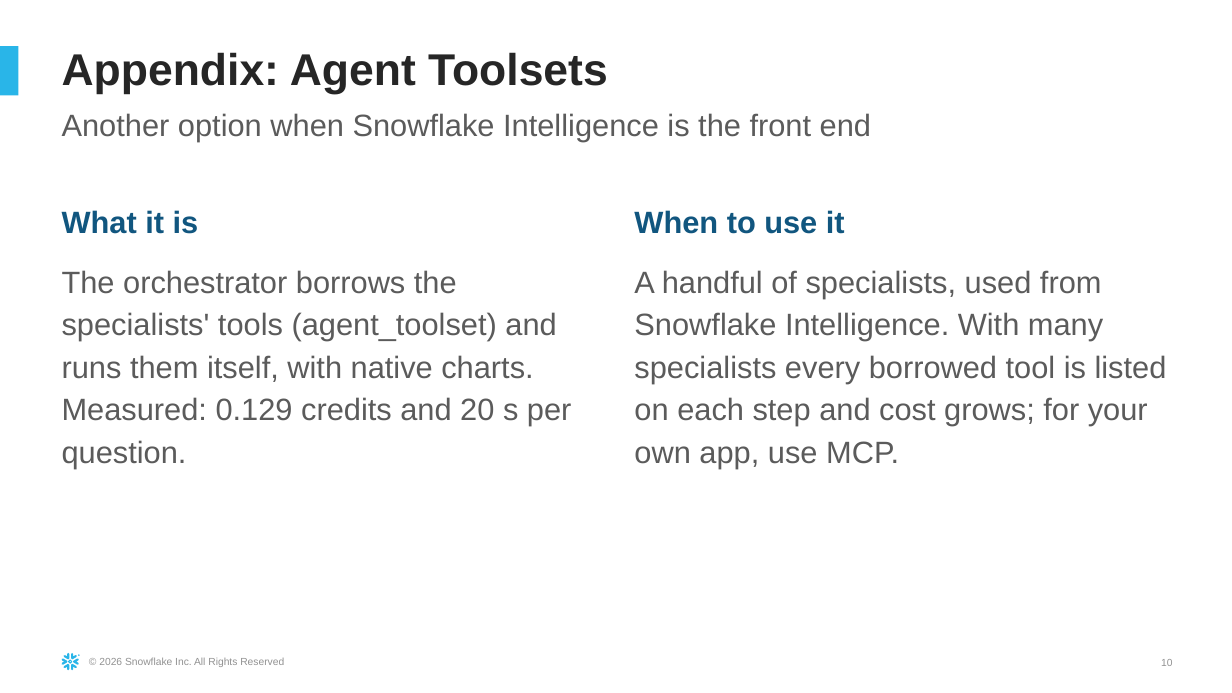
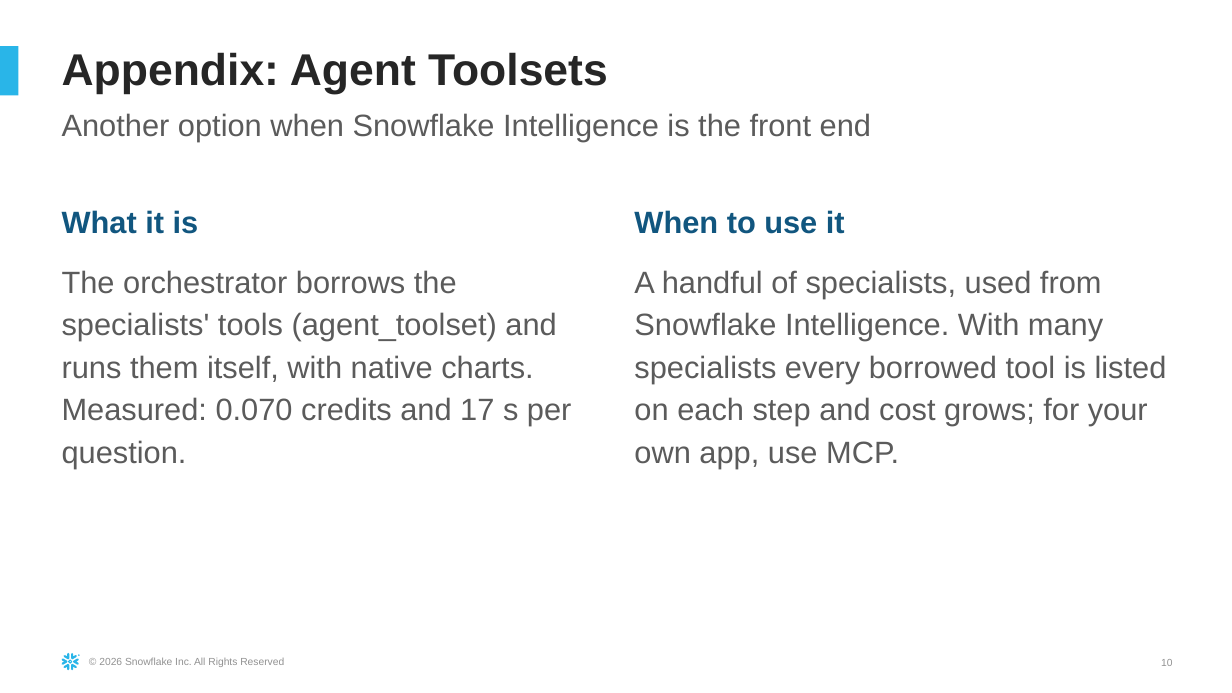
Before and after one commit to sfc-gh-hmassa/cortex-multi-agent-mcp, a slide deck: slide 10 of docs/Multi-Agent_on_Cortex_Agents.pptx. Drawn at 1232x693 pixels with LibreOffice and Linux fonts; fonts in the diff are those of the drawing. Boxes give left, top, right and bottom in pixels: in the first picture for what was removed or moved away, otherwise in the second. Text is boxed around its words. In the diff, an @@ line names an element or a change of style, - is before the commit and + after.

Commit message:
Hand-written SQL steps, specialists discovered from the MCP server, tables+text filter, final benchmark

```diff
--- a/docs/Multi-Agent_on_Cortex_Agents.pptx
+++ b/docs/Multi-Agent_on_Cortex_Agents.pptx
@@ text at [62,270,572,468]: text changed @@
-The orchestrator borrows the specialists' tools (agent_toolset) and runs them itself, with native charts. Measured: 0.129 credits and 20 s per question.
+The orchestrator borrows the specialists' tools (agent_toolset) and runs them itself, with native charts. Measured: 0.070 credits and 17 s per question.
```
Also in this commit, not shown: 7 other slides changed, 18 other files.
